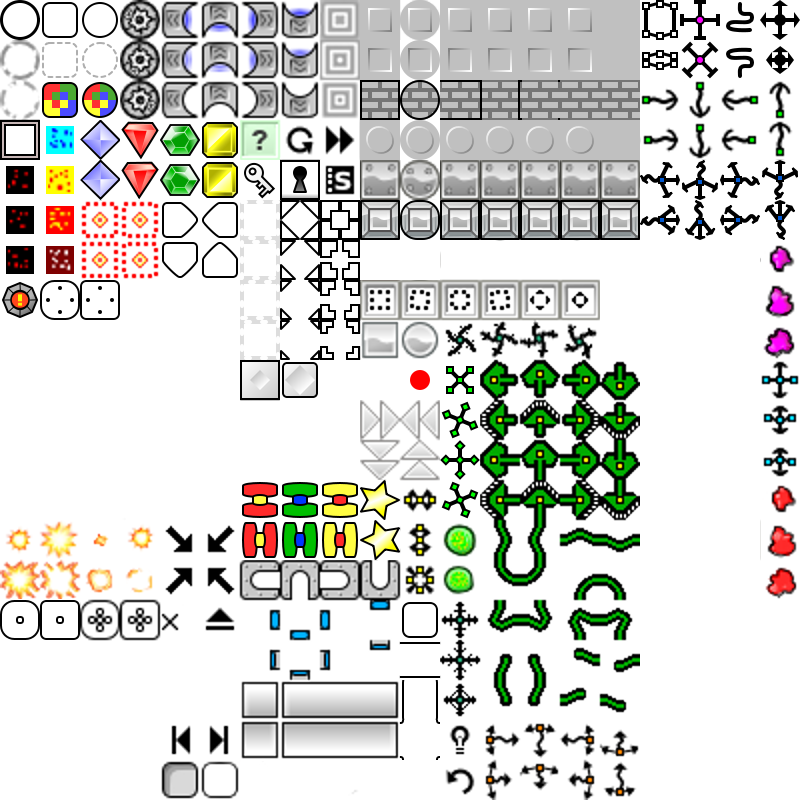
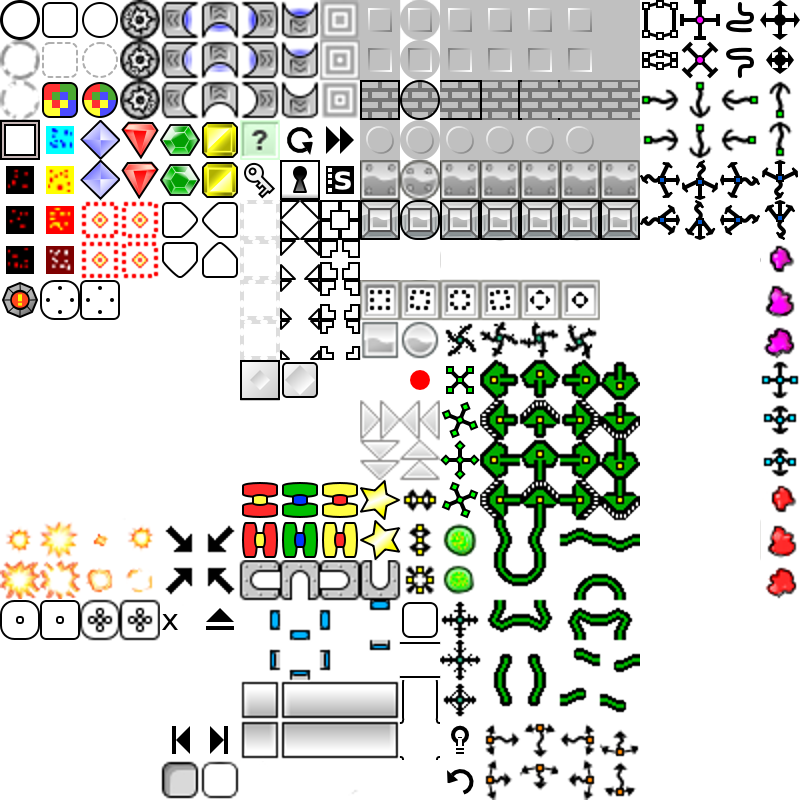
Revision of a layered 800px x 800px image; what changed, layer by layer:
painted on "Capa nueva#1" over [160, 120, 475, 795]
